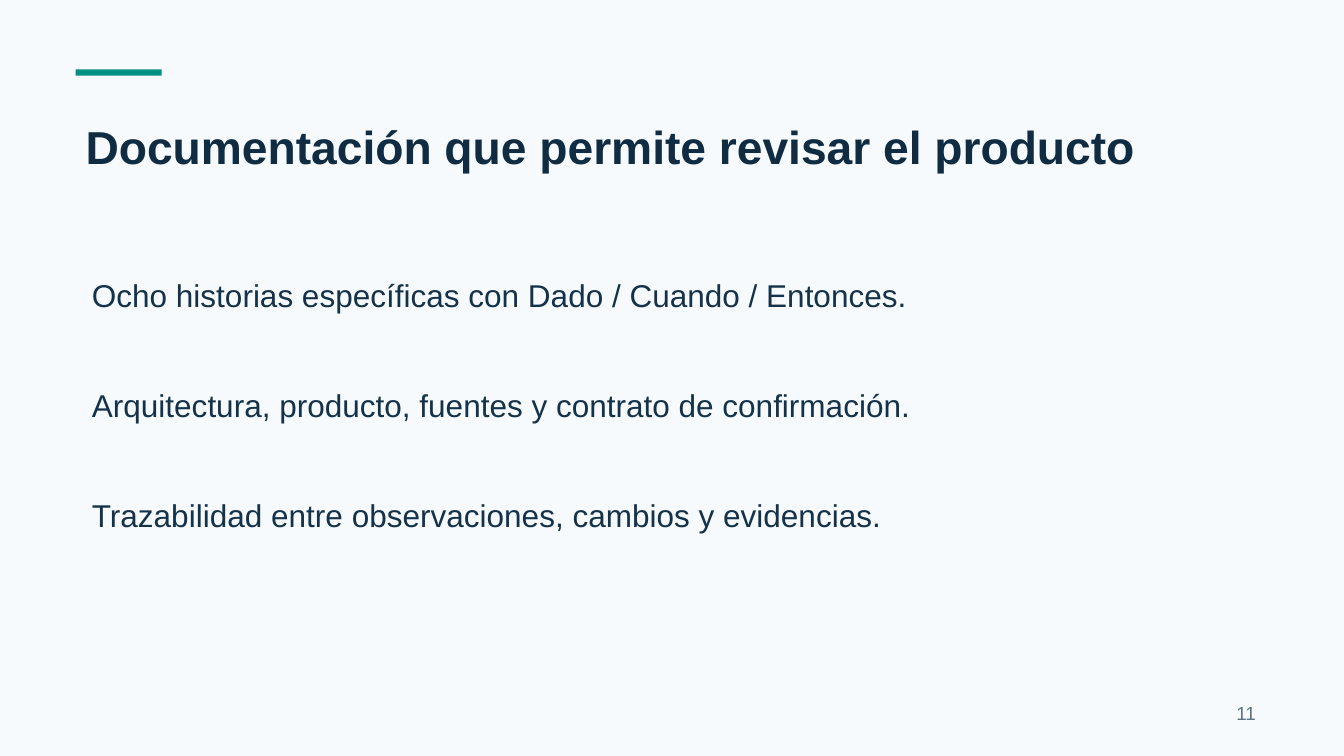
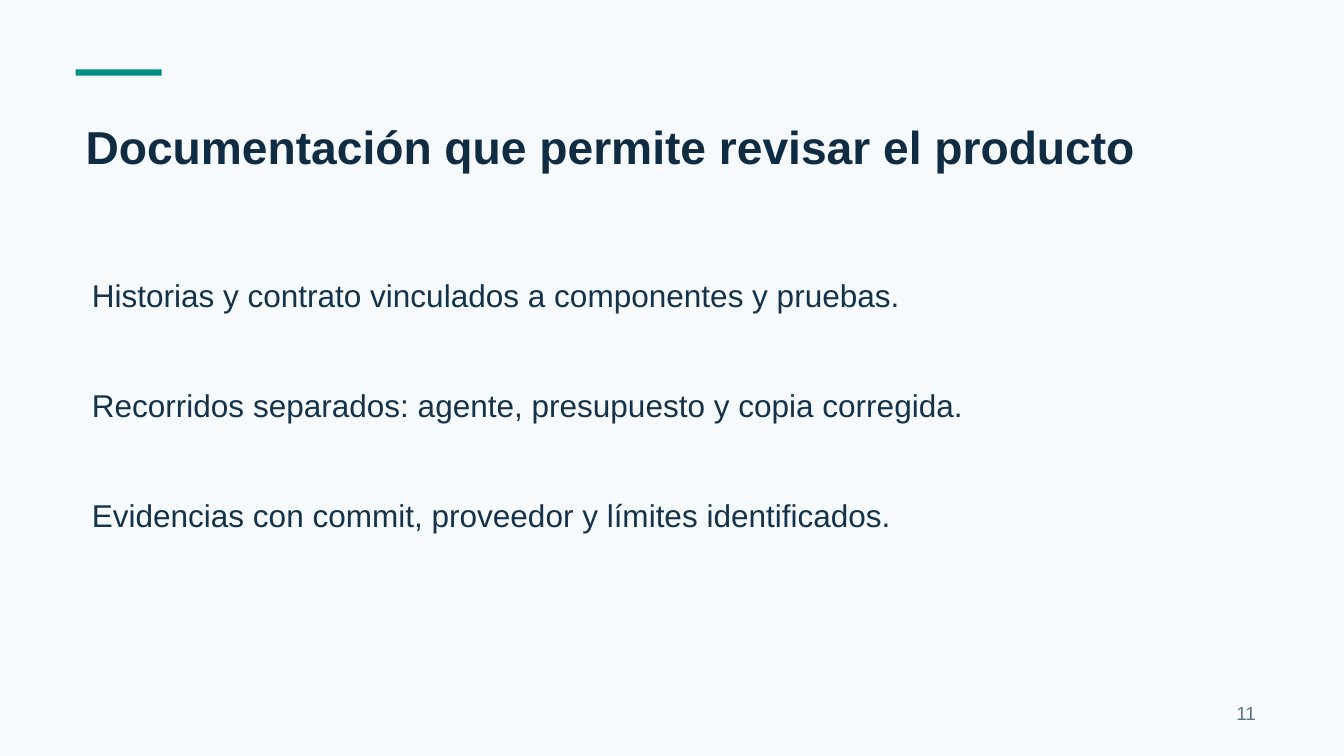
Before and after one commit to Christian-gv-01/revisor-inteligente-codigo, a slide deck: slide 11 of docs/presentacion/CODEGUARD-borrador-12-minutos.pptx. Drawn at 1344x756 pixels with LibreOffice and Linux fonts; fonts in the diff are those of the drawing. Boxes give left, top, right and bottom in pixels: in the first picture for what was removed or moved away, otherwise in the second. Text is boxed around its words. In the diff, an @@ line names an element or a change of style, - is before the commit and + after.

Commit message:
docs: revisar agente v2 y presupuesto con trazabilidad y sustentacion

```diff
--- a/docs/presentacion/CODEGUARD-borrador-12-minutos.pptx
+++ b/docs/presentacion/CODEGUARD-borrador-12-minutos.pptx
@@ text at [92, 284, 900, 313]: text changed @@
-Ocho historias específicas con Dado / Cuando / Entonces.
+Historias y contrato vinculados a componentes y pruebas.
@@ text at [92, 394, 962, 423]: text changed @@
-Arquitectura, producto, fuentes y contrato de confirmación.
+Recorridos separados: agente, presupuesto y copia corregida.
@@ text at [92, 503, 891, 533]: text changed @@
-Trazabilidad entre observaciones, cambios y evidencias.
+Evidencias con commit, proveedor y límites identificados.
```
Also in this commit, not shown: 3 other slides changed, 3 slides added, 3 slides removed, 17 other files.
